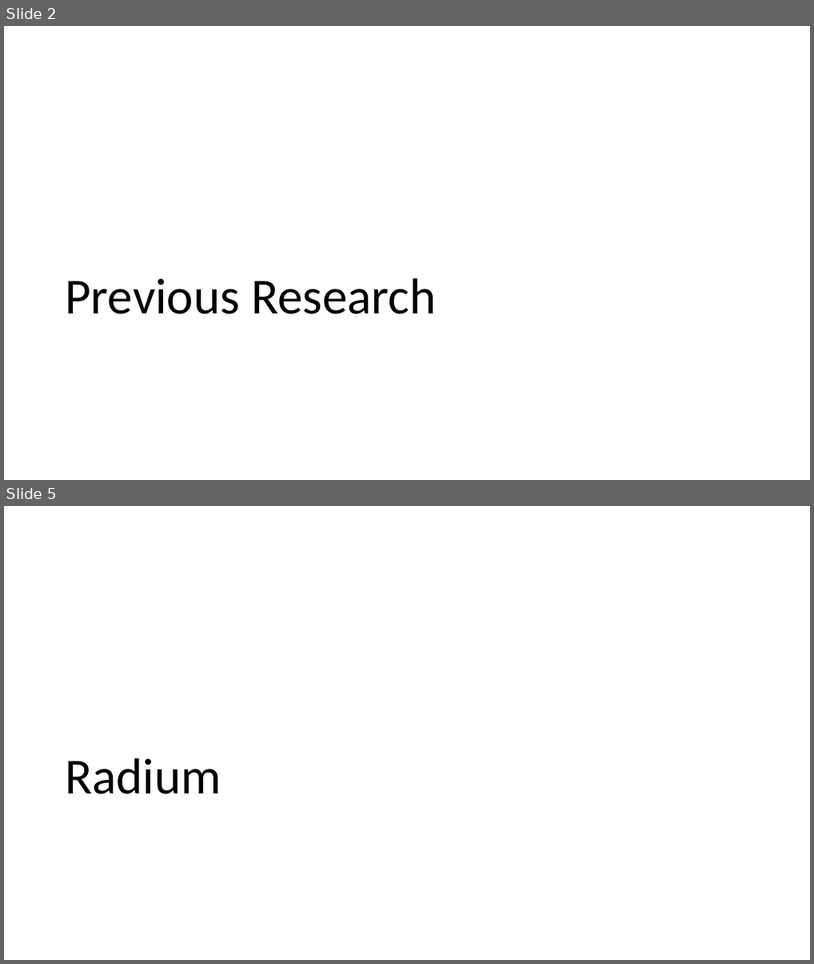
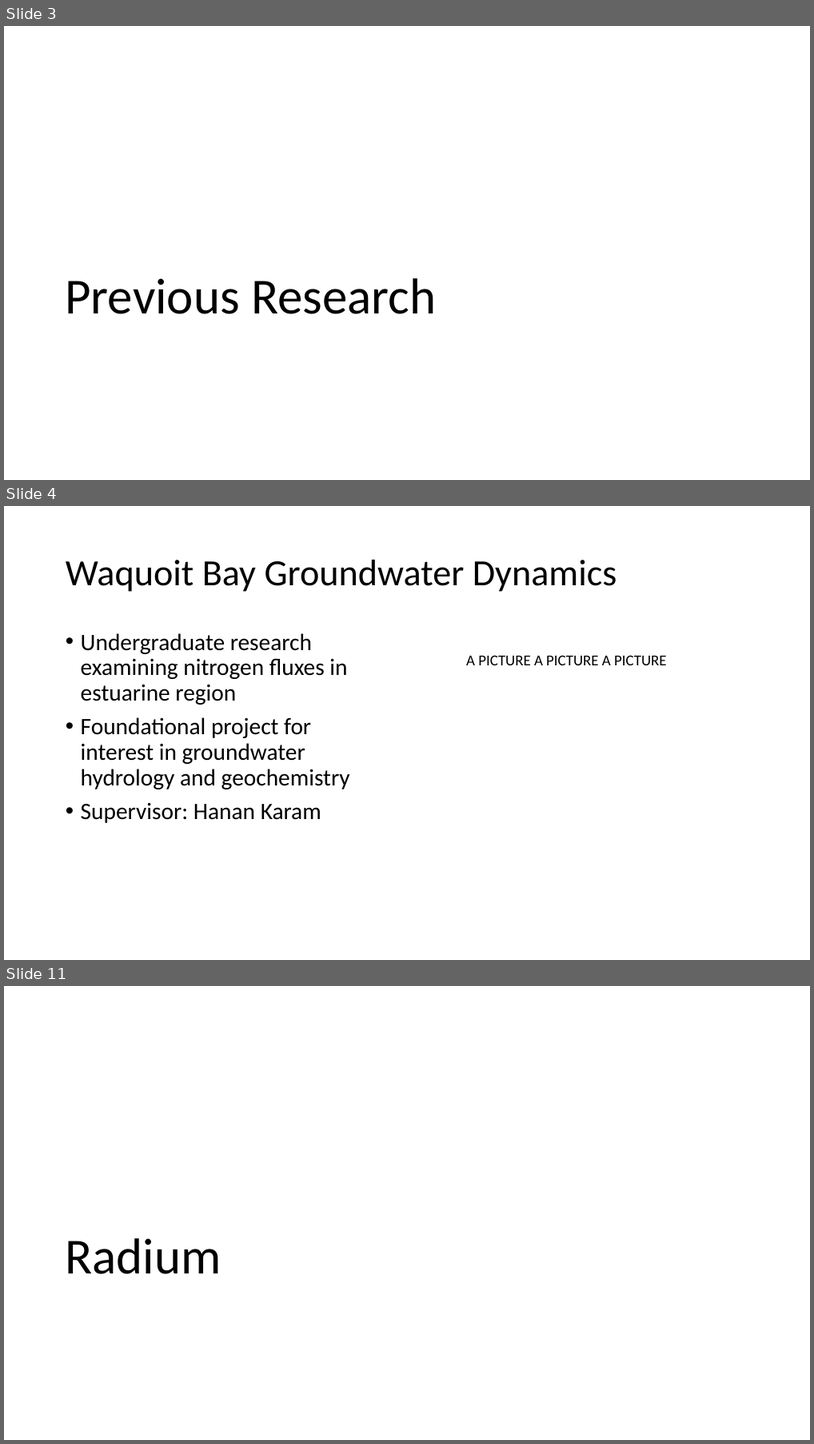
Before and after one commit to machen/Thesis-Proposal, a slide deck: Presentation.pptx. Shown one above the other, each under a label of ours: slides 2 and 5 before the commit, slides 3, 4 and 11 after it; the slides between them are not shown. The pictures are 814x964 and 814x1444 pixels, drawn with LibreOffice and Linux fonts; fonts in the diff are those of the drawing. Boxes give left, top, right and bottom in pixels: in the first picture for what was removed or moved away, otherwise in the second. Text is boxed around its words. In the diff, an @@ line names an element or a change of style, - is before the commit and + after.

```diff
--- a/Presentation.pptx
+++ b/Presentation.pptx
@@ slide 4 added at box(4, 506, 810, 960), background #FFFFFF @@
@@ title added at box(66, 560, 618, 592), 44 pt, text #000000 @@
+Waquoit Bay Groundwater Dynamics
@@ text added at box(81, 633, 350, 823), 28 pt, text #000000 @@
+• Undergraduate research examining nitrogen fluxes in estuarine region
+• Foundational project for interest in groundwater hydrology and geochemistry
+• Supervisor: Hanan Karam
@@ text added at box(466, 655, 666, 665), 18 pt, text #000000 @@
+A PICTURE A PICTURE A PICTURE
@@ what was slide 2 is now slide 3 @@
@@ what was slide 5 is now slide 11 @@
```
Also in this commit, not shown: 1 slide changed, 16 other slides added, 1 slide removed.
